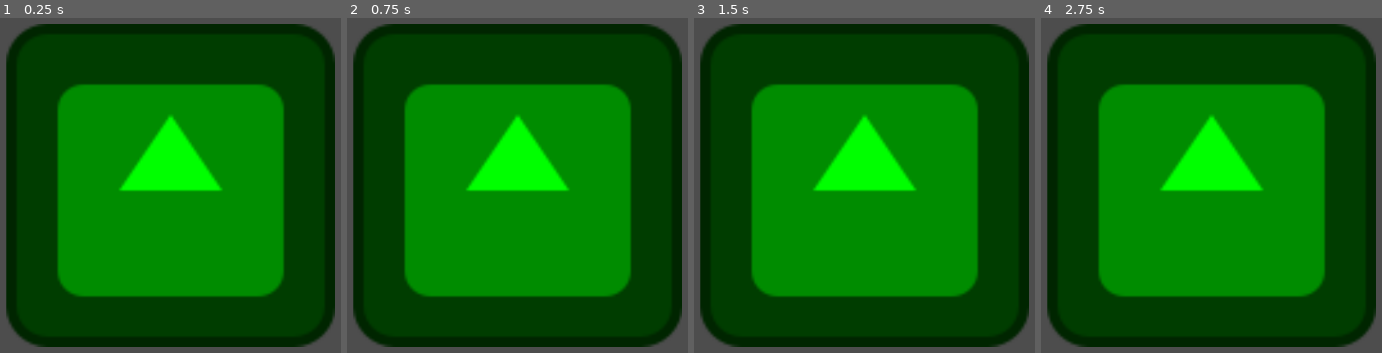
Above: before the commit, frames 1-4 (left to right).
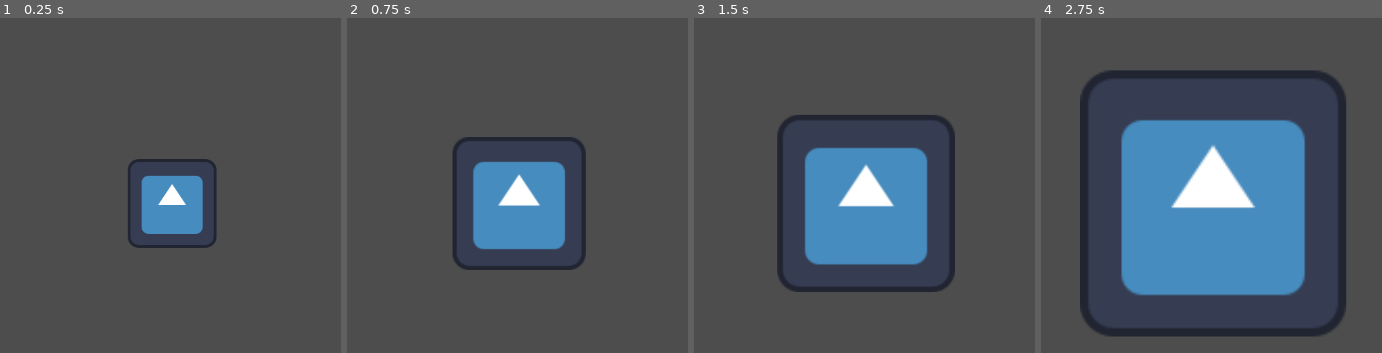
Above: after the commit, the same moments.

Repository: allsatturdays/shaders-study
Game: Godot game, scene res://lessons/gdScript/lesson05/lesson05.tscn
Same seed, same stepped clock (60 frames per second), same inputs: the game is played once before the commit and once after it. Before the commit the project starts from res://lessons/gdScript/lesson03/lesson03.tscn. The engine's default icon, where the game draws it, is replaced by a stand-in: a white triangle on a blue panel in a dark square.
Inputs:
- Up to frame 1 (0.25 s): no input
- Up to frame 2 (0.75 s): tap Enter at 0.5 s
- Up to frame 3 (1.5 s): no input
- Up to frame 4 (2.75 s): tap Space at 2 s

The runs differ from the first frame. In frame 1, 92% of the frame differs, in the area x 1-99%, y 1-99%; in frame 2, 92%; in frame 3, 92%; in frame 4, 92%.

Commit message:
Exercises 01/10/2026
1 - (Hello, World!) - My first steps in Godot

2 - Changing the main Node2D name (set_name)

3 - Modulating the sprite (Color)

4 - Doing calculus with variables (int only)

5 - Making the sprite grow every 0.5s

Diff:
--- /dev/null
+++ b/myvisualprogress/lessons/gdScript/lesson04/lesson04.tscn
@@ -0,0 +1,6 @@
+[gd_scene load_steps=2 format=3 uid="uid://e4cpf3xemfy5"]
+
+[ext_resource type="Script" uid="uid://c1hidb3b6m2b0" path="res://lessons/gdScript/lesson04/lesson_04.gd" id="1_i3am6"]
+
+[node name="Lesson04" type="Node2D"]
+script = ExtResource("1_i3am6")
--- /dev/null
+++ b/myvisualprogress/lessons/gdScript/lesson04/lesson_04.gd
@@ -0,0 +1,5 @@
+extends Node2D
+var hp = int( 100);
+var damage = int(50);
+func _ready():
+	print('voce tem',hp,' pontos de vida, mas foi atacado agora tem ',hp - damage,' de vida ');
--- /dev/null
+++ b/myvisualprogress/lessons/gdScript/lesson05/lesson05.tscn
@@ -0,0 +1,11 @@
+[gd_scene load_steps=3 format=3 uid="uid://dyd35od5ku1qd"]
+
+[ext_resource type="Script" uid="uid://c0ys0b31n4kyp" path="res://lessons/gdScript/lesson05/sptlesson5.gd" id="1_jslsl"]
+[ext_resource type="Texture2D" uid="uid://gkvhkh24uv2h" path="res://icon.svg" id="1_yi7bu"]
+
+[node name="Lesson05" type="Node2D"]
+
+[node name="Sprite2D" type="Sprite2D" parent="."]
+position = Vector2(574, 373)
+texture = ExtResource("1_yi7bu")
+script = ExtResource("1_jslsl")
--- /dev/null
+++ b/myvisualprogress/lessons/gdScript/lesson05/sptlesson5.gd
@@ -0,0 +1,8 @@
+extends Sprite2D
+var count = Vector2(1.0, 1.0);
+func _ready():
+	# I.A.F. this loop dtructure creates a temporary var!
+	for i in range(0,5):
+		set_scale(count)
+		count += Vector2(0.5, 0.5); print(count)
+		await(get_tree().create_timer(0.5).timeout)
--- a/myvisualprogress/project.godot
+++ b/myvisualprogress/project.godot
@@ -11,7 +11,7 @@
 [application]
 
 config/name="myvisualprogress"
-run/main_scene="uid://bvvaopvl21bkx"
+run/main_scene="uid://dyd35od5ku1qd"
 config/features=PackedStringArray("4.5", "GL Compatibility")
 config/icon="res://icon.svg"
 
Not shown, added: myvisualprogress/lessons/gdScript/lesson04/lesson_04.gd.uid
Not shown, added: myvisualprogress/lessons/gdScript/lesson05/sptlesson5.gd.uid
